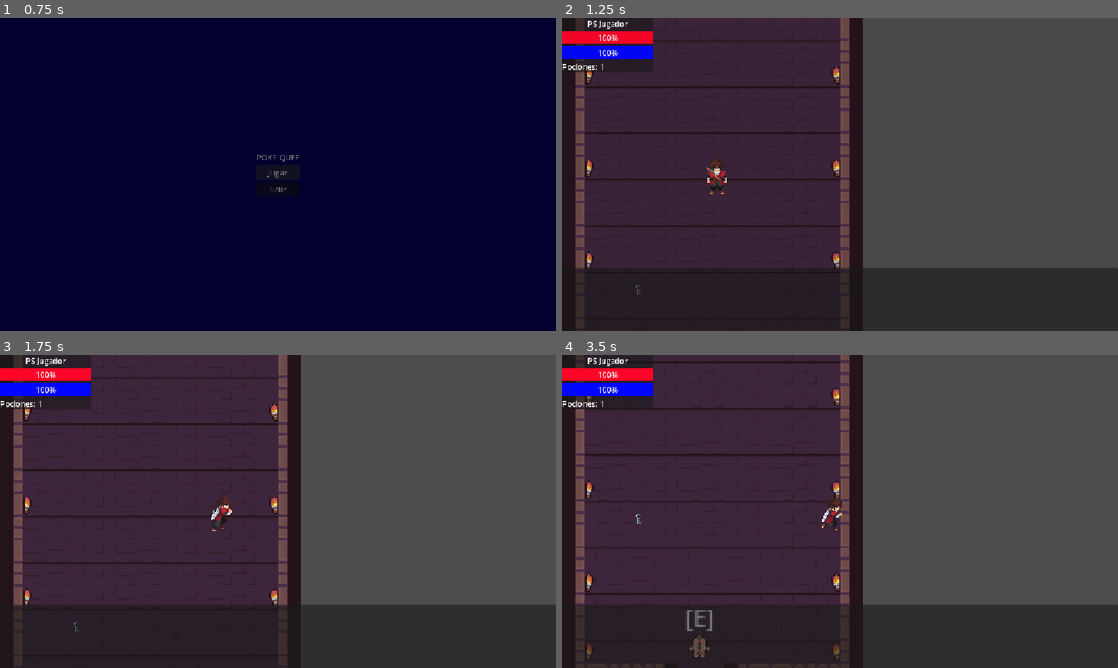
Above: before the commit, frames 1-4 (two rows, left to right).
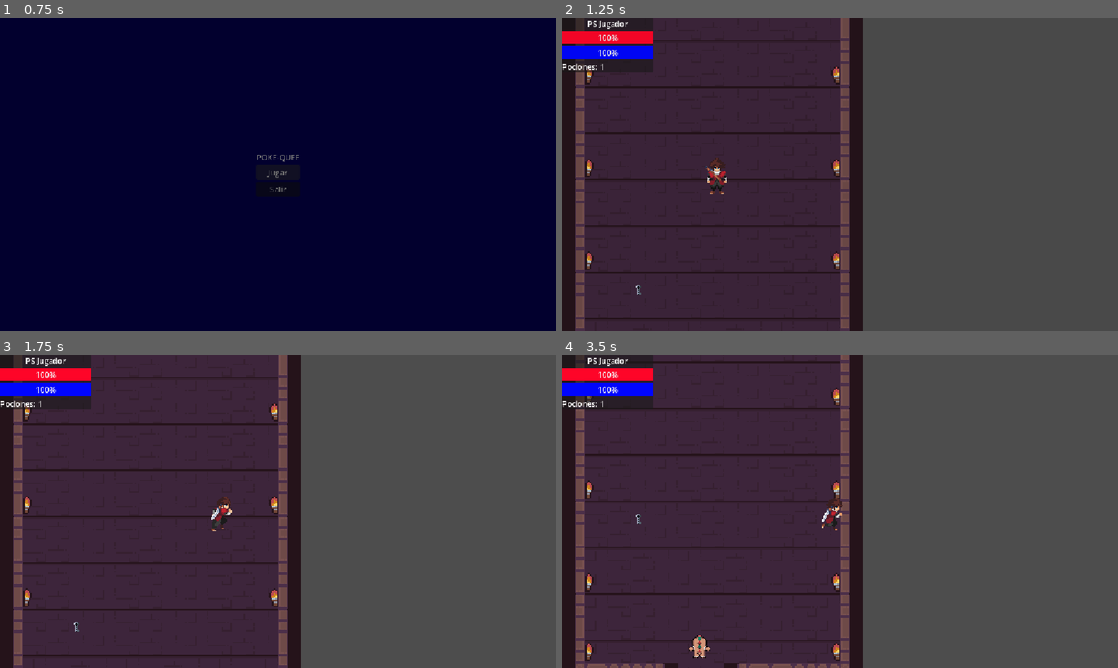
Above: after the commit, the same moments.

Repository: deffeu1/poke-que
Game: Godot game, scene res://escenas/MainMenu.tscn
Same seed, same stepped clock (60 frames per second), same inputs: the game is played once before the commit and once after it.
Inputs:
- Up to frame 1 (0.75 s): click "Jugar" at 0.5 s
- Up to frame 2 (1.25 s): no input
- Up to frame 3 (1.75 s): hold Right (ui_right) from 1.28 s (still down); tap E (interactuar) at 1.35 s
- Up to frame 4 (3.5 s): release Right (ui_right) at 2.03 s; hold Down (ui_down) 2.03-2.78 s; tap E (interactuar) at 2.1, 2.85 s; hold Right (ui_right) from 2.78 s (still down)

Frame 1 is identical in both runs. In frame 2, 10% of the frame differs, in the area x 2-100%, y 79-100%; in frame 3, 10%; in frame 4, 11%.

Commit message:
muerte de godofredo

Diff:
--- a/poke-quee/escenas/BossEnemy.tscn
+++ b/poke-quee/escenas/BossEnemy.tscn
@@ -1,6 +1,7 @@
 [gd_scene format=3 uid="uid://d2b4ex5pdn2wd"]
 
 [ext_resource type="PackedScene" uid="uid://bgusutfvxj4is" path="res://escenas/overworld_enemy.tscn" id="1_wi5mj"]
+[ext_resource type="Script" uid="uid://qpceh2800q63" path="res://scripts/boss_enemy.gd" id="2_b85fn"]
 [ext_resource type="Texture2D" uid="uid://dqoakb880n4d5" path="res://assets/boss/Christmas_Devil_Attack.png" id="2_t8nto"]
 [ext_resource type="Texture2D" uid="uid://e4emmou86m3q" path="res://assets/boss/Christmas_Devil_Idle.png" id="3_b85fn"]
 [ext_resource type="Texture2D" uid="uid://e4g4ltu0b4mq" path="res://assets/boss/Christmas_Devil_Move.png" id="4_fvo4r"]
@@ -408,16 +409,31 @@
 "speed": 5.0
 }]
 
+[sub_resource type="RectangleShape2D" id="RectangleShape2D_t8nto"]
+size = Vector2(345, 135)
+
 [node name="BossEnemy" unique_id=24861734 instance=ExtResource("1_wi5mj")]
-speed = 25.0
-max_hp = 140
-min_damage = 16
-max_damage = 28
-is_boss = true
+script = ExtResource("2_b85fn")
+boss_name = "Señor de la Mazmorra"
+boss_max_hp = 140
+min_dmg = 16
+max_dmg = 26
 
 [node name="AnimatedSprite2D" parent="." index="0" unique_id=1753152405]
-position = Vector2(0, 0)
+position = Vector2(1, -8.999998)
+scale = Vector2(1.2163086, 0.96875)
 sprite_frames = SubResource("SpriteFrames_7pqfy")
 animation = &"attack"
 frame = 0
 frame_progress = 0.0
+
+[node name="CollisionShape2D" parent="DetectionArea" parent_id_path=PackedInt32Array(1501406988) index="0" unique_id=1657333875]
+position = Vector2(-100.5, -0.5)
+shape = SubResource("RectangleShape2D_t8nto")
+
+[node name="ExclamationLabel" parent="." index="4" unique_id=87673957]
+offset_top = -46.0
+offset_bottom = -23.0
+
+[node name="RayCast2D" parent="." index="5" unique_id=1761116653]
+target_position = Vector2(0, 61)
--- a/poke-quee/escenas/npc_guardian.tscn
+++ b/poke-quee/escenas/npc_guardian.tscn
@@ -2,30 +2,172 @@
 
 [ext_resource type="Script" uid="uid://2k5vrt8pf1i6" path="res://scripts/npc_guardian.gd" id="1_o7xb4"]
 [ext_resource type="Texture2D" uid="uid://2lcnkni56xgc" path="res://assets/enemigo_gengibre/Christmas_Gingerbread_Idle.png" id="2_qsn3w"]
-
-[sub_resource type="AtlasTexture" id="AtlasTexture_o7xb4"]
+[ext_resource type="Texture2D" uid="uid://dynrvk3bxy7bs" path="res://assets/enemigo_gengibre/Christmas_Gingerbread_Move.png" id="3_qsn3w"]
+
+[sub_resource type="AtlasTexture" id="AtlasTexture_qsn3w"]
+atlas = ExtResource("2_qsn3w")
+region = Rect2(0, 0, 128, 128)
+
+[sub_resource type="AtlasTexture" id="AtlasTexture_8n0cx"]
+atlas = ExtResource("2_qsn3w")
+region = Rect2(128, 0, 128, 128)
+
+[sub_resource type="AtlasTexture" id="AtlasTexture_y6pui"]
+atlas = ExtResource("2_qsn3w")
+region = Rect2(256, 0, 128, 128)
+
+[sub_resource type="AtlasTexture" id="AtlasTexture_mrwbs"]
+atlas = ExtResource("2_qsn3w")
+region = Rect2(384, 0, 128, 128)
+
+[sub_resource type="AtlasTexture" id="AtlasTexture_8goum"]
+atlas = ExtResource("2_qsn3w")
+region = Rect2(0, 128, 128, 128)
+
+[sub_resource type="AtlasTexture" id="AtlasTexture_t4lo7"]
+atlas = ExtResource("2_qsn3w")
+region = Rect2(128, 128, 128, 128)
+
+[sub_resource type="AtlasTexture" id="AtlasTexture_l468d"]
+atlas = ExtResource("2_qsn3w")
+region = Rect2(256, 128, 128, 128)
+
+[sub_resource type="AtlasTexture" id="AtlasTexture_3x4tm"]
+atlas = ExtResource("2_qsn3w")
+region = Rect2(384, 128, 128, 128)
+
+[sub_resource type="AtlasTexture" id="AtlasTexture_ypi6h"]
+atlas = ExtResource("2_qsn3w")
+region = Rect2(0, 256, 128, 128)
+
+[sub_resource type="AtlasTexture" id="AtlasTexture_h2ybm"]
+atlas = ExtResource("2_qsn3w")
+region = Rect2(128, 256, 128, 128)
+
+[sub_resource type="AtlasTexture" id="AtlasTexture_tcjt7"]
+atlas = ExtResource("2_qsn3w")
+region = Rect2(256, 256, 128, 128)
+
+[sub_resource type="AtlasTexture" id="AtlasTexture_xurdf"]
+atlas = ExtResource("2_qsn3w")
+region = Rect2(384, 256, 128, 128)
+
+[sub_resource type="AtlasTexture" id="AtlasTexture_17b4t"]
 atlas = ExtResource("2_qsn3w")
 region = Rect2(0, 384, 128, 128)
 
-[sub_resource type="AtlasTexture" id="AtlasTexture_qsn3w"]
+[sub_resource type="AtlasTexture" id="AtlasTexture_sjwcs"]
 atlas = ExtResource("2_qsn3w")
 region = Rect2(128, 384, 128, 128)
 
-[sub_resource type="AtlasTexture" id="AtlasTexture_8n0cx"]
+[sub_resource type="AtlasTexture" id="AtlasTexture_css4v"]
 atlas = ExtResource("2_qsn3w")
 region = Rect2(256, 384, 128, 128)
 
-[sub_resource type="AtlasTexture" id="AtlasTexture_y6pui"]
+[sub_resource type="AtlasTexture" id="AtlasTexture_23uc0"]
 atlas = ExtResource("2_qsn3w")
 region = Rect2(384, 384, 128, 128)
+
+[sub_resource type="AtlasTexture" id="AtlasTexture_tgtaa"]
+atlas = ExtResource("3_qsn3w")
+region = Rect2(0, 0, 128, 128)
+
+[sub_resource type="AtlasTexture" id="AtlasTexture_vy313"]
+atlas = ExtResource("3_qsn3w")
+region = Rect2(128, 0, 128, 128)
+
+[sub_resource type="AtlasTexture" id="AtlasTexture_tpkfi"]
+atlas = ExtResource("3_qsn3w")
+region = Rect2(256, 0, 128, 128)
+
+[sub_resource type="AtlasTexture" id="AtlasTexture_fg1vn"]
+atlas = ExtResource("3_qsn3w")
+region = Rect2(384, 0, 128, 128)
+
+[sub_resource type="AtlasTexture" id="AtlasTexture_apju4"]
+atlas = ExtResource("3_qsn3w")
+region = Rect2(512, 0, 128, 128)
+
+[sub_resource type="AtlasTexture" id="AtlasTexture_2e7jg"]
+atlas = ExtResource("3_qsn3w")
+region = Rect2(640, 0, 128, 128)
+
+[sub_resource type="AtlasTexture" id="AtlasTexture_ka3tl"]
+atlas = ExtResource("3_qsn3w")
+region = Rect2(0, 128, 128, 128)
+
+[sub_resource type="AtlasTexture" id="AtlasTexture_q1k65"]
+atlas = ExtResource("3_qsn3w")
+region = Rect2(128, 128, 128, 128)
+
+[sub_resource type="AtlasTexture" id="AtlasTexture_rkpt7"]
+atlas = ExtResource("3_qsn3w")
+region = Rect2(256, 128, 128, 128)
+
+[sub_resource type="AtlasTexture" id="AtlasTexture_pcvbn"]
+atlas = ExtResource("3_qsn3w")
+region = Rect2(384, 128, 128, 128)
+
+[sub_resource type="AtlasTexture" id="AtlasTexture_wuwfq"]
+atlas = ExtResource("3_qsn3w")
+region = Rect2(512, 128, 128, 128)
+
+[sub_resource type="AtlasTexture" id="AtlasTexture_kjy3s"]
+atlas = ExtResource("3_qsn3w")
+region = Rect2(640, 128, 128, 128)
+
+[sub_resource type="AtlasTexture" id="AtlasTexture_bq3he"]
+atlas = ExtResource("3_qsn3w")
+region = Rect2(0, 256, 128, 128)
+
+[sub_resource type="AtlasTexture" id="AtlasTexture_a23il"]
+atlas = ExtResource("3_qsn3w")
+region = Rect2(128, 256, 128, 128)
+
+[sub_resource type="AtlasTexture" id="AtlasTexture_5kqlo"]
+atlas = ExtResource("3_qsn3w")
+region = Rect2(256, 256, 128, 128)
+
+[sub_resource type="AtlasTexture" id="AtlasTexture_2aslx"]
+atlas = ExtResource("3_qsn3w")
+region = Rect2(384, 256, 128, 128)
+
+[sub_resource type="AtlasTexture" id="AtlasTexture_5r0kw"]
+atlas = ExtResource("3_qsn3w")
+region = Rect2(512, 256, 128, 128)
+
+[sub_resource type="AtlasTexture" id="AtlasTexture_l8x4h"]
+atlas = ExtResource("3_qsn3w")
+region = Rect2(640, 256, 128, 128)
+
+[sub_resource type="AtlasTexture" id="AtlasTexture_mfl32"]
+atlas = ExtResource("3_qsn3w")
+region = Rect2(0, 384, 128, 128)
+
+[sub_resource type="AtlasTexture" id="AtlasTexture_5tupd"]
+atlas = ExtResource("3_qsn3w")
+region = Rect2(128, 384, 128, 128)
+
+[sub_resource type="AtlasTexture" id="AtlasTexture_70t13"]
+atlas = ExtResource("3_qsn3w")
+region = Rect2(256, 384, 128, 128)
+
+[sub_resource type="AtlasTexture" id="AtlasTexture_0w3ma"]
+atlas = ExtResource("3_qsn3w")
+region = Rect2(384, 384, 128, 128)
+
+[sub_resource type="AtlasTexture" id="AtlasTexture_k86du"]
+atlas = ExtResource("3_qsn3w")
+region = Rect2(512, 384, 128, 128)
+
+[sub_resource type="AtlasTexture" id="AtlasTexture_7o8ss"]
+atlas = ExtResource("3_qsn3w")
+region = Rect2(640, 384, 128, 128)
 
 [sub_resource type="SpriteFrames" id="SpriteFrames_tpkfi"]
 animations = [{
 "frames": [{
 "duration": 1.0,
-"texture": SubResource("AtlasTexture_o7xb4")
-}, {
-"duration": 1.0,
 "texture": SubResource("AtlasTexture_qsn3w")
 }, {
 "duration": 1.0,
@@ -33,9 +175,155 @@
 }, {
 "duration": 1.0,
 "texture": SubResource("AtlasTexture_y6pui")
-}],
-"loop": true,
-"name": &"idle",
+}, {
+"duration": 1.0,
+"texture": SubResource("AtlasTexture_mrwbs")
+}],
+"loop": true,
+"name": &"idle_down",
+"speed": 5.0
+}, {
+"frames": [{
+"duration": 1.0,
+"texture": SubResource("AtlasTexture_8goum")
+}, {
+"duration": 1.0,
+"texture": SubResource("AtlasTexture_t4lo7")
+}, {
+"duration": 1.0,
+"texture": SubResource("AtlasTexture_l468d")
+}, {
+"duration": 1.0,
+"texture": SubResource("AtlasTexture_3x4tm")
+}],
+"loop": true,
+"name": &"idle_left",
+"speed": 5.0
+}, {
+"frames": [{
+"duration": 1.0,
+"texture": SubResource("AtlasTexture_ypi6h")
+}, {
+"duration": 1.0,
+"texture": SubResource("AtlasTexture_h2ybm")
+}, {
+"duration": 1.0,
+"texture": SubResource("AtlasTexture_tcjt7")
+}, {
+"duration": 1.0,
+"texture": SubResource("AtlasTexture_xurdf")
+}],
+"loop": true,
+"name": &"idle_right",
+"speed": 5.0
+}, {
+"frames": [{
+"duration": 1.0,
+"texture": SubResource("AtlasTexture_17b4t")
+}, {
+"duration": 1.0,
+"texture": SubResource("AtlasTexture_sjwcs")
+}, {
+"duration": 1.0,
+"texture": SubResource("AtlasTexture_css4v")
+}, {
+"duration": 1.0,
+"texture": SubResource("AtlasTexture_23uc0")
+}],
+"loop": true,
+"name": &"idle_up",
+"speed": 5.0
+}, {
+"frames": [{
+"duration": 1.0,
+"texture": SubResource("AtlasTexture_tgtaa")
+}, {
+"duration": 1.0,
+"texture": SubResource("AtlasTexture_vy313")
+}, {
+"duration": 1.0,
+"texture": SubResource("AtlasTexture_tpkfi")
+}, {
+"duration": 1.0,
+"texture": SubResource("AtlasTexture_fg1vn")
+}, {
+"duration": 1.0,
+"texture": SubResource("AtlasTexture_apju4")
+}, {
+"duration": 1.0,
+"texture": SubResource("AtlasTexture_2e7jg")
+}],
+"loop": true,
+"name": &"walk_down",
+"speed": 5.0
+}, {
+"frames": [{
+"duration": 1.0,
+"texture": SubResource("AtlasTexture_ka3tl")
+}, {
+"duration": 1.0,
+"texture": SubResource("AtlasTexture_q1k65")
+}, {
+"duration": 1.0,
+"texture": SubResource("AtlasTexture_rkpt7")
+}, {
+"duration": 1.0,
+"texture": SubResource("AtlasTexture_pcvbn")
+}, {
+"duration": 1.0,
+"texture": SubResource("AtlasTexture_wuwfq")
+}, {
+"duration": 1.0,
+"texture": SubResource("AtlasTexture_kjy3s")
+}],
+"loop": true,
+"name": &"walk_left",
+"speed": 5.0
+}, {
+"frames": [{
+"duration": 1.0,
+"texture": SubResource("AtlasTexture_bq3he")
+}, {
+"duration": 1.0,
+"texture": SubResource("AtlasTexture_a23il")
+}, {
+"duration": 1.0,
+"texture": SubResource("AtlasTexture_5kqlo")
+}, {
+"duration": 1.0,
+"texture": SubResource("AtlasTexture_2aslx")
+}, {
+"duration": 1.0,
+"texture": SubResource("AtlasTexture_5r0kw")
+}, {
+"duration": 1.0,
+"texture": SubResource("AtlasTexture_l8x4h")
+}],
+"loop": true,
+"name": &"walk_right",
+"speed": 5.0
+}, {
+"frames": [{
+"duration": 1.0,
+"texture": SubResource("AtlasTexture_mfl32")
+}, {
+"duration": 1.0,
+"texture": SubResource("AtlasTexture_5tupd")
+}, {
+"duration": 1.0,
+"texture": SubResource("AtlasTexture_70t13")
+}, {
+"duration": 1.0,
+"texture": SubResource("AtlasTexture_0w3ma")
+}, {
+"duration": 1.0,
+"texture": SubResource("AtlasTexture_k86du")
+}, {
+"duration": 1.0,
+"texture": SubResource("AtlasTexture_7o8ss")
+}],
+"loop": true,
+"name": &"walk_up",
 "speed": 5.0
 }]
 
@@ -45,15 +333,13 @@
 [sub_resource type="CircleShape2D" id="CircleShape2D_apju4"]
 radius = 29.017237
 
-[node name="NpcGuardian" type="CharacterBody2D" unique_id=1142734224]
+[node name="NpcGuardian" type="CharacterBody2D" unique_id=1142734224 groups=["guardian"]]
 script = ExtResource("1_o7xb4")
-desplazamiento_al_abrir = Vector2(50, 0)
 
 [node name="AnimatedSprite2D" type="AnimatedSprite2D" parent="." unique_id=1535150040]
 scale = Vector2(0.50390625, 0.42578128)
 sprite_frames = SubResource("SpriteFrames_tpkfi")
-animation = &"idle"
-frame_progress = 0.9379573
+animation = &"idle_up"
 
 [node name="CollisionShape2D" type="CollisionShape2D" parent="." unique_id=956239002]
 position = Vector2(0, 4)
--- a/poke-quee/escenas/overworld_enemy.tscn
+++ b/poke-quee/escenas/overworld_enemy.tscn
@@ -331,7 +331,7 @@
 size = Vector2(12, 7)
 
 [sub_resource type="RectangleShape2D" id="RectangleShape2D_821vs"]
-size = Vector2(61, 66)
+size = Vector2(60, 64)
 
 [sub_resource type="LabelSettings" id="LabelSettings_6dvav"]
 font_color = Color(1, 0.2, 0, 1)
@@ -357,7 +357,7 @@
 [node name="DetectionArea" type="Area2D" parent="." unique_id=1501406988]
 
 [node name="CollisionShape2D" type="CollisionShape2D" parent="DetectionArea" unique_id=1657333875]
-position = Vector2(0.5, 41)
+position = Vector2(0, 41)
 shape = SubResource("RectangleShape2D_821vs")
 
 [node name="WanderTimer" type="Timer" parent="." unique_id=13563122]
--- a/poke-quee/escenas/world.tscn
+++ b/poke-quee/escenas/world.tscn
@@ -7,6 +7,7 @@
 [ext_resource type="PackedScene" uid="uid://ncrbeujql68g" path="res://escenas/PotionPickup.tscn" id="5_jhysc"]
 [ext_resource type="PackedScene" uid="uid://c4qpgn86gcwr4" path="res://escenas/npc_guardian.tscn" id="6_iop0s"]
 [ext_resource type="PackedScene" uid="uid://cvm7uy3gotipu" path="res://escenas/KeyPickup.tscn" id="7_d0njd"]
+[ext_resource type="PackedScene" uid="uid://d2b4ex5pdn2wd" path="res://escenas/BossEnemy.tscn" id="8_slmik"]
 
 [sub_resource type="TileSetAtlasSource" id="TileSetAtlasSource_58mta"]
 texture = ExtResource("1_7jpok")
@@ -421,3 +422,6 @@
 
 [node name="KeyPickup" parent="." unique_id=1294771555 instance=ExtResource("7_d0njd")]
 position = Vector2(53, 477)
+
+[node name="BossEnemy" parent="." unique_id=2049287388 instance=ExtResource("8_slmik")]
+position = Vector2(548, 763)
--- a/poke-quee/scripts/GameManager.gd
+++ b/poke-quee/scripts/GameManager.gd
@@ -26,7 +26,10 @@
 var collected_mana_potions: Array[String] = []
 var guardian_following: bool = false
 var guardian_dead: bool = false
-
+var saved_player_position: Vector2 = Vector2.ZERO
+var boss_first_encounter_done: bool = false
+var player_has_powerup: bool = false
+var show_revenge_dialogue: bool = false
 
 
 func reset_game() -> void:
@@ -39,6 +42,9 @@
 	collected_mana_potions.clear()
 	has_saved_position = false
 	is_boss_battle = false
+	boss_first_encounter_done = false
+	show_revenge_dialogue = false
+	player_has_powerup = false
 	game_won = false
 	has_key = false
 	gate_unlocked = false
--- a/poke-quee/scripts/battle_scene.gd
+++ b/poke-quee/scripts/battle_scene.gd
@@ -41,7 +41,7 @@
 		enemy_sprite.play(enemy_sprite.sprite_frames.get_animation_names()[0])
 
 	if GameManager.is_boss_battle:
-		enemy_sprite.scale = Vector2(5.5, 5.5)
+		enemy_sprite.scale = Vector2(7.0, 7.0)
 	else:
 		enemy_sprite.scale = Vector2(4.0, 4.0)
 
@@ -147,6 +147,11 @@
 	ocultar_menus()
 
 	var cantidad := randi_range(valor_min, valor_max)
+	if not es_cura:
+		if GameManager.is_boss_battle and not GameManager.player_has_powerup:
+			cantidad = 1
+		elif GameManager.player_has_powerup:
+			cantidad = int(cantidad * 1.5)
 
 	if es_cura:
 		GameManager.potions -= 1
@@ -202,10 +207,18 @@
 
 	if GameManager.player_hp <= 0:
 		state = State.LOSE
-		dialog_label.text = "Te quedaste sin energía..."
-		await get_tree().create_timer(1.5).timeout
-		GameManager.game_won = false
-		SceneTransition.cambiar_escena("res://escenas/EndScreen.tscn")
+		if GameManager.is_boss_battle and not GameManager.boss_first_encounter_done:
+			GameManager.boss_first_encounter_done = true
+			GameManager.is_boss_battle = false
+			GameManager.player_hp = 1
+			dialog_label.text = "Su poder es abrumador... ¡Lograste arrastrarte fuera de la sala antes de caer!"
+			await get_tree().create_timer(2.2).timeout
+			SceneTransition.cambiar_escena("res://escenas/world.tscn")
+		else:
+			dialog_label.text = "Te quedaste sin energía..."
+			await get_tree().create_timer(1.5).timeout
+			GameManager.game_won = false
+			SceneTransition.cambiar_escena("res://escenas/EndScreen.tscn")
 	else:
 		turno_jugador()
 
--- /dev/null
+++ b/poke-quee/scripts/boss_enemy.gd
@@ -0,0 +1,65 @@
+extends CharacterBody2D
+
+@export var boss_name: String = "Señor de la Mazmorra"
+@export var boss_max_hp: int = 140
+@export var min_dmg: int = 16
+@export var max_dmg: int = 26
+
+@onready var anim: AnimatedSprite2D = $AnimatedSprite2D
+
+var cinematica_iniciada: bool = false
+
+func _on_detection_area_body_entered(body: Node2D) -> void:
+	if cinematica_iniciada or not body.is_in_group("player"):
+		return
+	if GameManager.boss_first_encounter_done and not GameManager.player_has_powerup:
+		return
+	cinematica_iniciada = true
+	if body.has_method("set_physics_process"):
+		body.set_physics_process(false)
+
+	var guardian := get_tree().get_first_node_in_group("guardian")
+	if guardian != null and not GameManager.guardian_dead:
+		GameManager.guardian_following = false
+		var pos_guardian: Vector2 = guardian.global_position
+		var tween := create_tween()
+		tween.tween_property(self, "global_position", pos_guardian + Vector2(28, 0), 0.45)
+		await tween.finished
+
+		if anim.sprite_frames.has_animation("attack"):
+			anim.play("attack")
+
+		sacudir_camara()
+		if guardian.has_method("morir_en_cinematica"):
+			await guardian.morir_en_cinematica()
+		await get_tree().create_timer(0.5).timeout
+
+	GameManager.has_saved_position = true
+	GameManager.saved_player_position = body.global_position
+	GameManager.is_boss_battle = true
+	GameManager.current_enemy_id = "boss_final"
+	GameManager.current_enemy_name = boss_name
+	GameManager.current_enemy_max_hp = boss_max_hp
+	GameManager.current_enemy_min_dmg = min_dmg
+	GameManager.current_enemy_max_dmg = max_dmg
+	GameManager.current_enemy_frames = anim.sprite_frames
+
+	var tilemap := get_tree().current_scene.find_child("piso", true, false)
+	if tilemap is TileMapLayer:
+		GameManager.saved_player_position = tilemap.to_global(tilemap.map_to_local(Vector2i(5, 37))) + Vector2(8, 32)
+	else:
+		GameManager.saved_player_position = Vector2(88, 624)
+
+	GameManager.has_saved_position = true
+	SceneTransition.cambiar_escena("res://escenas/battle_scene.tscn")
+
+func sacudir_camara() -> void:
+	var cam := get_viewport().get_camera_2d()
+	if cam == null:
+		return
+	var offset_original := cam.offset
+	var tween := create_tween()
+	tween.tween_property(cam, "offset", offset_original + Vector2(8, -6), 0.05)
+	tween.tween_property(cam, "offset", offset_original + Vector2(-8, 6), 0.05)
+	tween.tween_property(cam, "offset", offset_original + Vector2(5, 4), 0.05)
+	tween.tween_property(cam, "offset", offset_original, 0.05)
--- a/poke-quee/scripts/npc_guardian.gd
+++ b/poke-quee/scripts/npc_guardian.gd
@@ -1,26 +1,72 @@
-extends StaticBody2D
+extends CharacterBody2D
 
-@export var desplazamiento_al_abrir: Vector2 = Vector2(48, 0)
+@export var velocidad_seguimiento: float = 115.0
+@export var distancia_arranque: float = 52.0
+@export var distancia_frenado: float = 36.0
+@export var capa_puerta: TileMapLayer
 @export var celdas_puerta: Array[Vector2i] = [Vector2i(5, 37), Vector2i(6, 37)]
-@export var capa_puerta: TileMapLayer
 
+@onready var anim: AnimatedSprite2D = $AnimatedSprite2D
+@onready var colision: CollisionShape2D = $CollisionShape2D
 @onready var prompt_label: Label = $PromptLabel
 @onready var dialogue_box: PanelContainer = $DialogueLayer/DialogueBox
 @onready var dialogue_text: Label = $DialogueLayer/DialogueBox/DialogueText
-@onready var anim: AnimatedSprite2D = $AnimatedSprite2D
 
-
+var siguiendo_activo: bool = false
 var player_in_range: bool = false
 var player_ref: Node2D = null
 var hablando: bool = false
+var ultima_direccion: String = "up"
 
 func _ready() -> void:
-	anim.play("idle")
 	prompt_label.visible = false
 	dialogue_box.visible = false
+
+	if GameManager.guardian_dead:
+		abrir_puerta()
+		queue_free()
+		return
+
 	if GameManager.gate_unlocked:
-		position += desplazamiento_al_abrir
 		abrir_puerta()
+		colision.disabled = true
+		ultima_direccion = "down"
+
+	if GameManager.guardian_following:
+		var jugador := get_tree().get_first_node_in_group("player")
+		if jugador != null:
+			player_ref = jugador
+			global_position = jugador.global_position + Vector2(-24, 0)
+
+	reproducir_idle()
+
+func _physics_process(_delta: float) -> void:
+	if not GameManager.guardian_following or hablando or GameManager.guardian_dead:
+		velocity = Vector2.ZERO
+		siguiendo_activo = false
+		return
+
+	if player_ref == null:
+		player_ref = get_tree().get_first_node_in_group("player")
+		if player_ref == null:
+			return
+
+	var vector_hacia_jugador := player_ref.global_position - global_position
+	var distancia := vector_hacia_jugador.length()
+
+	if distancia > distancia_arranque:
+		siguiendo_activo = true
+	elif distancia <= distancia_frenado:
+		siguiendo_activo = false
+
+	if siguiendo_activo:
+		var direccion := vector_hacia_jugador.normalized()
+		velocity = direccion * velocidad_seguimiento
+		move_and_slide()
+		actualizar_animacion_caminar(direccion)
+	else:
+		velocity = Vector2.ZERO
+		reproducir_idle()
 
 func _process(_delta: float) -> void:
 	if player_in_range and Input.is_action_just_pressed("interactuar"):
@@ -35,16 +81,21 @@
 	if player_ref and player_ref.has_method("set_physics_process"):
 		player_ref.set_physics_process(false)
 
+	if player_ref != null:
+		mirar_hacia(player_ref.global_position - global_position)
+
 	dialogue_box.visible = true
 
-	if GameManager.gate_unlocked:
-		dialogue_text.text = "El camino ya está despejado. ¡Suerte ahí adelante!"
+	if GameManager.guardian_following:
+		dialogue_text.text = "Estoy justo detrás tuyo. ¡Tengamos cuidado con lo que hay más adelante!"
 	elif GameManager.has_key:
-		dialogue_text.text = "¡Conseguiste la llave! Ya mismo me corro para que podamos salir de acá."
+		dialogue_text.text = "¡Conseguiste la llave! Ya abrí la puerta. Voy con vos, juntos tenemos más chances de salir."
 		GameManager.has_key = false
 		GameManager.gate_unlocked = true
 		GameManager.talked_to_guardian = true
-		apartarse()
+		GameManager.guardian_following = true
+		colision.disabled = true
+		abrir_puerta()
 	elif not GameManager.talked_to_guardian:
 		dialogue_text.text = "¡Ey, no ataques! Yo no soy como esos salvajes. Necesito que me traigas la llave de esta puerta para poder salir de acá."
 		GameManager.talked_to_guardian = true
@@ -55,46 +106,78 @@
 	hablando = false
 	dialogue_box.visible = false
 
+	if not GameManager.guardian_following:
+		ultima_direccion = "up"
+		reproducir_idle()
+
 	if player_ref and player_ref.has_method("set_physics_process"):
 		player_ref.set_physics_process(true)
-	if player_in_range:
+	if player_in_range and not GameManager.guardian_following:
 		prompt_label.visible = true
 
-func apartarse() -> void:
-	abrir_puerta()
-	if anim.sprite_frames.has_animation("walk_right"):
-		anim.play("walk_right")
+func abrir_puerta() -> void:
+	var mapa: Node = capa_puerta
+	if mapa == null:
+		mapa = get_tree().current_scene.find_child("cosas", true, false)
+	if mapa == null:
+		return
+	for celda in celdas_puerta:
+		if mapa is TileMapLayer:
+			mapa.erase_cell(celda)
+		elif mapa is TileMap:
+			mapa.erase_cell(0, celda)
 
+func mirar_hacia(dir: Vector2) -> void:
+	if abs(dir.x) > abs(dir.y):
+		ultima_direccion = "right" if dir.x > 0 else "left"
+	else:
+		ultima_direccion = "down" if dir.y > 0 else "up"
+	reproducir_idle()
+
+func actualizar_animacion_caminar(dir: Vector2) -> void:
+	if abs(dir.x) > abs(dir.y) + 0.15:
+		ultima_direccion = "right" if dir.x > 0 else "left"
+	elif abs(dir.y) > abs(dir.x) + 0.15:
+		ultima_direccion = "down" if dir.y > 0 else "up"
+	reproducir_animacion("walk_" + ultima_direccion)
+
+func reproducir_idle() -> void:
+	var frames := anim.sprite_frames
+	if frames == null:
+		return
+	var anim_idle := "idle_" + ultima_direccion
+	if frames.has_animation(anim_idle):
+		reproducir_animacion(anim_idle)
+	elif frames.has_animation("idle_down"):
+		reproducir_animacion("idle_down")
+	elif frames.has_animation("idle"):
+		reproducir_animacion("idle")
+	elif frames.get_animation_names().size() > 0:
+		reproducir_animacion(frames.get_animation_names()[0])
+
+func reproducir_animacion(nombre: String) -> void:
+	if anim.sprite_frames != null and anim.sprite_frames.has_animation(nombre):
+		if anim.animation != nombre or not anim.is_playing():
+			anim.play(nombre)
+
+func morir_en_cinematica() -> void:
+	GameManager.guardian_following = false
+	GameManager.guardian_dead = true
 	var tween := create_tween()
-	tween.tween_property(self, "position:x", position.x + desplazamiento_al_abrir.x, 0.6)
+	tween.tween_property(self, "modulate", Color(1, 0.15, 0.15), 0.1)
+	tween.tween_property(self, "rotation_degrees", 90.0, 0.25)
+	tween.parallel().tween_property(self, "modulate:a", 0.0, 0.8)
 	await tween.finished
-
-	if anim.sprite_frames.has_animation("idle"):
-		anim.play("idle")
+	queue_free()
 
 func _on_interaction_area_body_entered(body: Node2D) -> void:
 	if body.is_in_group("player"):
 		player_in_range = true
 		player_ref = body
-		if not hablando:
+		if not hablando and not GameManager.guardian_following:
 			prompt_label.visible = true
 
 func _on_interaction_area_body_exited(body: Node2D) -> void:
 	if body == player_ref:
 		player_in_range = false
-		player_ref = null
 		prompt_label.visible = false
-
-func abrir_puerta() -> void:
-	var mapa: Node = capa_puerta
-	if mapa == null:
-		mapa = get_tree().current_scene.find_child("cosas", true, false)
-
-	if mapa == null:
-		return
-
-	for celda in celdas_puerta:
-		if mapa is TileMapLayer:
-			mapa.erase_cell(celda)
-		elif mapa is TileMap:
-			mapa.erase_cell(0, celda)
--- a/poke-quee/scripts/player.gd
+++ b/poke-quee/scripts/player.gd
@@ -10,7 +10,8 @@
 
 func _ready() -> void:
 	if GameManager.has_saved_position:
-		global_position = GameManager.last_player_position
+		global_position = GameManager.saved_player_position
+		GameManager.has_saved_position = false
 
 func _physics_process(_delta: float) -> void:
 	var input_dir := Input.get_vector("ui_left", "ui_right", "ui_up", "ui_down")
Not shown, added: poke-quee/scripts/boss_enemy.gd.uid
